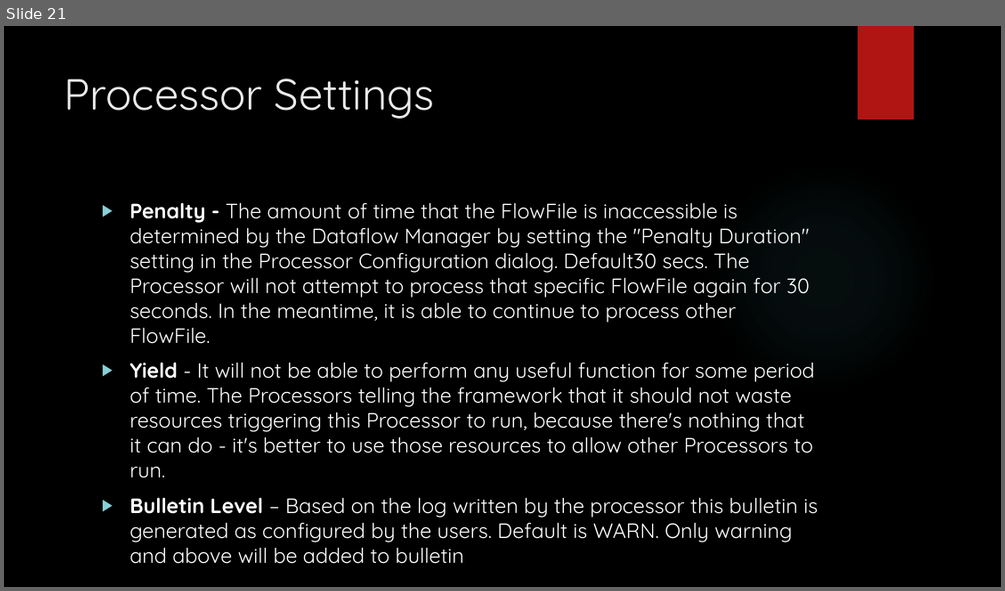
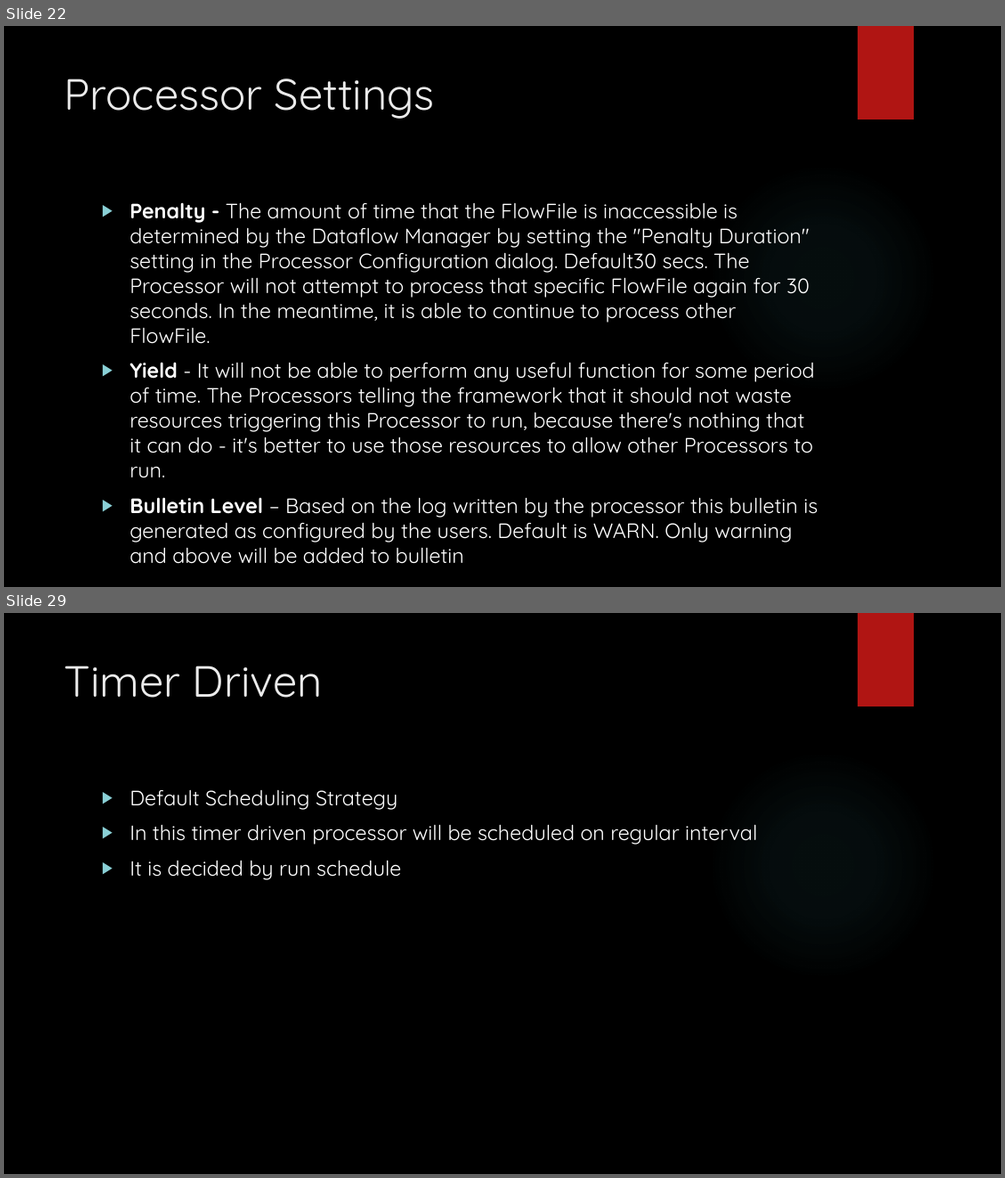
Before and after one commit to karthick1808/apachenifi, a slide deck: Apache Nifi.pptx. Shown one above the other, each under a label of ours: slide 21 before the commit, slides 22 and 29 after it; the slides between them are not shown. The pictures are 1005x591 and 1005x1178 pixels, drawn with LibreOffice and Linux fonts; fonts in the diff are those of the drawing; background and template pictures are left out. Boxes give left, top, right and bottom in pixels: in the first picture for what was removed or moved away, otherwise in the second. Text is boxed around its words. In the diff, an @@ line names an element or a change of style, - is before the commit and + after.

```diff
--- a/Apache Nifi.pptx
+++ b/Apache Nifi.pptx
@@ slide 29 added at (x1=4, y1=613, x2=1001, y2=1174), background picture (left out); not listed: 2 template elements that a slide beside it also shows @@
@@ title added at (x1=65, y1=666, x2=323, y2=698), 42 pt, text #EBEBEB @@
+Timer Driven
@@ text added at (x1=129, y1=790, x2=757, y2=880), 20 pt, text #FFFFFF @@
+▶ Default Scheduling Strategy
+▶ In this timer driven processor will be scheduled on regular interval
+▶ It is decided by run schedule
@@ what was slide 21 is now slide 22 @@
```
Also in this commit, not shown: 1 slide changed, 10 other slides added.
